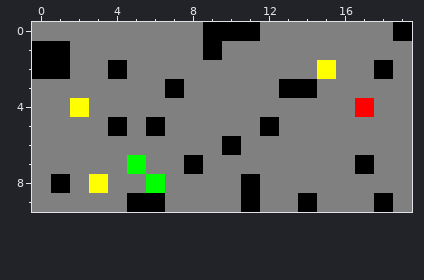
Pixel-art sprite -- CPS-Projet/savedFin.png. This is how it looked before the edit.
The file is 400x200 pixels, drawn in blocks of 20x20; one block is one cell here.
And afterwards:
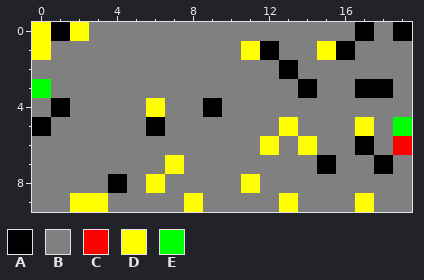
Palette (. is transparent): A #000000  B #808080  C #ff0000  D #ffff00  E #00ff00
Change:
Changed rows in their new state; - is an unchanged pixel.
first column x 0:
 0 DAD------BBB-----A--
 1 DB-------B-DA--DA---
 2 BB--B--------A-B--B-
 3 E------B-----B---AA-
 4 -AB---D--A-------B--
 5 A---B-------BD---D-E
 6 ----------B-D-D--A-C
 7 -----B-DB------A-BA-
 8 -B-BA-D----D--------
 9 --DD-BB-D--B-DB--DB-
Pixel boxes of the changes (left, top, right, bottom) in both pictures:
changed: (32, 22, 412, 212)
